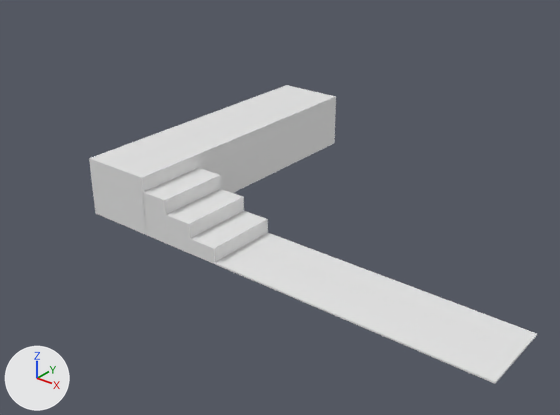
The Blender file Assets/House.blend, before and after one commit.
Camera for both pictures: a 50 mm lens placed at (30.4, -30.2, 23.3), pointed at (1.7, 5.6, 1.1). The lights are fixed; the arrows at lower left show +X, +Y and +Z.

The first picture shows 'Front porch', 'Path', 'Step 1', 'Step 2', 'Step 3'.
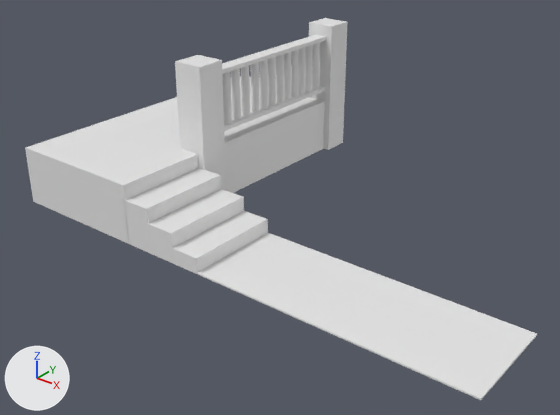
What differs and where, as boxes [x1, y1, x2, y2] in the pictures (560 x 415 px):
'Front porch', mesh rescaled (21% wider, 11% taller)
    before: [89, 85, 336, 235]
    after: [25, 76, 325, 243]
'Path', mesh rescaled (10% taller)
    before: [214, 232, 537, 384]
    after: [197, 232, 537, 400]
'LFront porch fence connector', added
    after: [175, 55, 226, 190]
'Porch fence', added
    after: [222, 43, 320, 123]
'Step 3', mesh rescaled (24% wider, 12% taller)
    before: [143, 168, 221, 244]
    after: [124, 168, 221, 253]
'Step 2', mesh rescaled (23% wider, 14% taller)
    before: [166, 189, 244, 254]
    after: [148, 189, 244, 263]
'RFront porch fence connector', added
    after: [308, 18, 348, 150]
'Step 1', mesh rescaled (23% wider, 19% taller)
    before: [190, 211, 268, 264]
    after: [172, 211, 268, 274]
'Horizontal fence', added
    after: [222, 35, 326, 74]
'Horizontal fence down', added
    after: [224, 86, 325, 131]

What changed in the scene script:
```text
Change me_cube_001:
    where me_cube_001.from_pydata(...)  # 8 vertices, 6 faces; spans x -1.0..1.0, y -1.02..3.99, z -1.0..1.57
    used by ob_path; location = (8.98, 0.0, 0.0); rotation_euler = (0.0, 1.571, 0.0), in degrees (0, 90, 0); scale = (0.05, 1.0, 7.0)
    me_cube_001 part 1: the whole mesh is scaled about its middle by (1, 1.3, 1), then moved by (0.0, -0.76, 0.0)
Change me_cube_002:
    where me_cube_002.from_pydata(...)  # 8 vertices, 6 faces; spans x -1.0..1.0, y -1.01..4.0, z -0.06..1.0
    me_cube_002 part 2: the whole mesh is scaled about its middle by (1, 1.3, 1), then moved by (0.0, -0.76, 0.0)
Change me_cube_003:
    where me_cube_003.from_pydata(...)  # 8 vertices, 6 faces; spans x -1.0..1.0, y -1.01..3.99, z -0.07..2.0
    me_cube_003 part 3: the whole mesh is scaled about its middle by (1, 1.3, 1), then moved by (0.0, -0.76, 0.0)
Change me_cube_004:
    where me_cube_004.from_pydata(...)  # 8 vertices, 6 faces; spans x -1.0..1.0, y -1.01..3.99, z -0.07..2.99
    me_cube_004 part 4: the whole mesh is scaled about its middle by (1, 1.3, 1), then moved by (0.0, -0.76, 0.0)
Change me_cube_005:
    where me_cube_005.from_pydata(...)  # 8 vertices, 6 faces; spans x -4.1..1.0, y -1.0..20.0, z -0.1..4.0
    me_cube_005 part 5: the whole mesh is scaled about its middle by (1.96, 1.07, 1), then moved by (-2.4, -0.8, 0.0)
Add ob_porch_fence:
    ob_porch_fence = bpy.data.objects.new('Porch fence', me_cylinder_012)  # 832 vertices, 442 faces; spans x -1.0..1.0, y -38.1..1.0, z -2.8..1.0
    ob_porch_fence.location = (-4.48, 17.76, 7.9)
    ob_porch_fence.scale = (0.3, 0.3, 1.0)
Add ob_horizontal_fence_down:
    ob_horizontal_fence_down = bpy.data.objects.new('Horizontal fence down', me_cube_010)  # a box spanning x -1.0..1.07, y -1.0..1.0, z -9.02..5.01; in mat_material_005 (white #e7e7e7)
    ob_horizontal_fence_down.location = (-4.5, 10.15, 4.98)
    ob_horizontal_fence_down.rotation_euler = (1.571, 0.0, 0.0)  # degrees (90, 0, 0)
    ob_horizontal_fence_down.scale = (0.5, 0.15, 1.0)
Add ob_rfront_porch_fence_connector:
    ob_rfront_porch_fence_connector = bpy.data.objects.new('RFront porch fence connector', me_cube_009)  # a box spanning x -1.0..1.07, y -1.0..1.0, z -1.0..5.69; in mat_material_004 (white #e7e7e7)
    ob_rfront_porch_fence_connector.location = (-4.57, 19.44, 1.45)
    ob_rfront_porch_fence_connector.scale = (1.05, 1.05, 1.5)
Add ob_horizontal_fence:
    ob_horizontal_fence = bpy.data.objects.new('Horizontal fence', me_cube_007)  # a box spanning x -1.0..1.07, y -1.0..1.0, z -9.02..5.01; in mat_material_002 (white #e7e7e7)
    ob_horizontal_fence.location = (-4.5, 10.15, 9.0)
    ob_horizontal_fence.rotation_euler = (1.571, 0.0, 0.0)  # degrees (90, 0, 0)
    ob_horizontal_fence.scale = (0.5, 0.15, 1.0)
Add ob_lfront_porch_fence_connector:
    ob_lfront_porch_fence_connector = bpy.data.objects.new('LFront porch fence connector', me_cube_006)  # a box spanning x -1.0..1.07, y -1.0..1.0, z -1.0..5.69; in mat_material_001 (white #e7e7e7)
    ob_lfront_porch_fence_connector.location = (-4.57, 5.02, 1.45)
    ob_lfront_porch_fence_connector.scale = (1.05, 1.05, 1.5)
```
